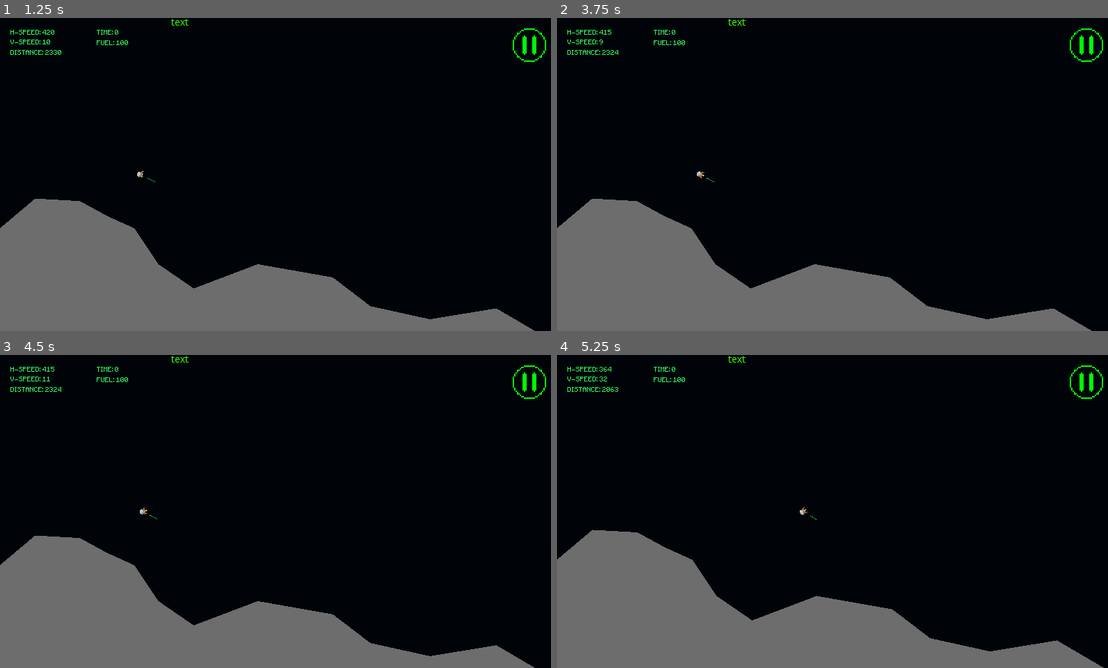
Above: before the commit, frames 1-4 (two rows, left to right).
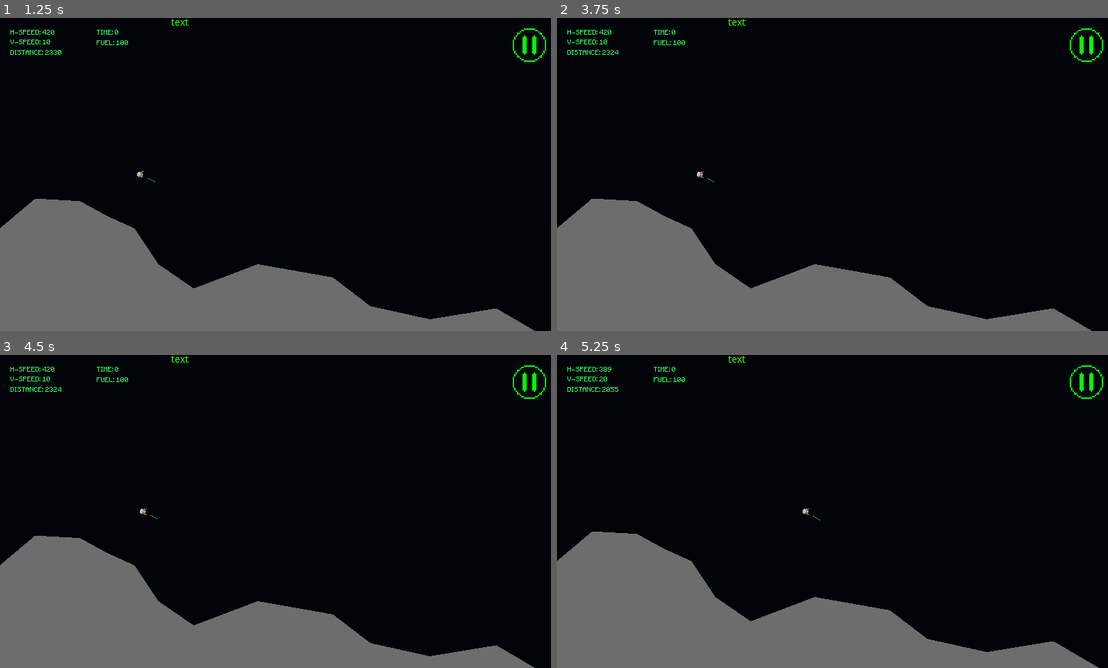
Above: after the commit, the same moments.

Repository: carlosebmachado-games/MoonLander
Game: Godot game, scene res://scenes/menus/main_menu.tscn
Same seed, same stepped clock (60 frames per second), same inputs: the game is played once before the commit and once after it.
Inputs (mouse positions are in pixels of both pictures, inside the frame that each line leads up to):
- Up to frame 1 (1.25 s): click (281, 180) at 0.5 s
- Up to frame 2 (3.75 s): click (1085, 46) at 1.25 s; click (849, 224) at 2 s; tap Enter (ui_accept) at 2.75, 3.02 s; move the mouse to (959, 158) at 2.77 s; hold D (player_right) 2.78-3.53 s; click (959, 158) at 2.92 s; move the mouse to (722, 190) at 3.52 s; hold A (player_left) from 3.53 s (still down)
- Up to frame 3 (4.5 s): tap Enter (ui_accept) at 3.77 s; move the mouse to (336, 442) at 4.27 s; release A (player_left) at 4.28 s; hold D (player_right) from 4.28 s (still down)
- Up to frame 4 (5.25 s): keep holding D (player_right); move the mouse to (804, 574) at 5.02 s; click (804, 574) at 5.17 s

Frame 1 is identical in both runs. In frame 2, less than 0.1% of the frame differs, in the area x 1-95%, y 3-98%; in frame 3, less than 0.1%; in frame 4, 0.5%, in the area x 0-100%, y 3-100%.

Commit message:
update html game

Diff:
--- a/src/scenes/prefabs/lander.gd
+++ b/src/scenes/prefabs/lander.gd
@@ -47,18 +47,18 @@
 		print(i)
 		if i in input_control:
 			if event.get_position().x < 400:
-				input_right = false
+				input_left = false
 				input_control.remove(i)
 			else:
-				input_left = false
+				input_right = false
 				input_control.remove(i)
 		else:
 			if event.get_position().x < 400:
+				input_left = true
+				input_control.append(i)
+			else:
 				input_right = true
-				input_control.remove(i)
-			else:
-				input_left = true
-				input_control.remove(i)
+				input_control.append(i)
 
 	# handle debug keyboard input
 #	if Input.is_action_pressed("player_left"):
@@ -71,11 +71,6 @@
 #		input_right = false
 
 func _process(_delta):
-	if Input.is_action_pressed("player_left"):
-		fake_touch(Vector2(200, 225))
-	if Input.is_action_pressed("player_right"):
-		fake_touch(Vector2(600, 225))
-
 	#arrow.set_global_pos(finger_down_pos)
 	if show_arrow:
 		pivot_arrow.rotation = (reach_point_position - position).angle() - rotation
Not shown, changed: docs/game.html
Not shown, changed: docs/game.pck
